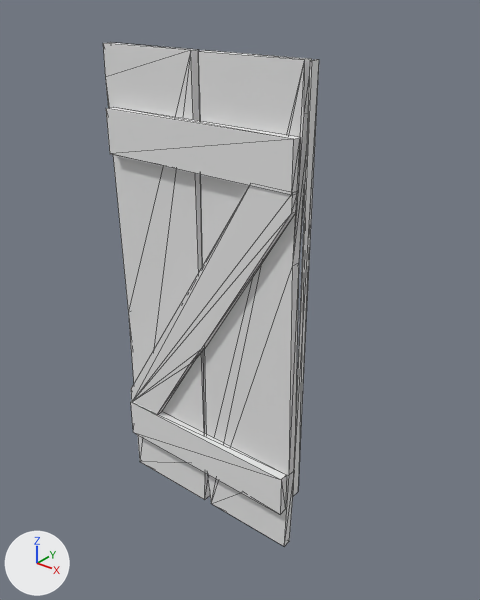
An edit to the glTF model assets/build/plank_kit/door_a_lod1.glb, drawn before and after from the same camera.
Rendered twice from a 50 mm camera at (1.95, -1.69, 2.06) aimed at (0.57, 0.03, 0.99). The lights are fixed; the arrows at lower left show +X, +Y and +Z. The older version comes first. Mesh edges are drawn as thin lines. Vertices at exactly the same position are counted once.

The first picture shows 'door_a_LOD1'.
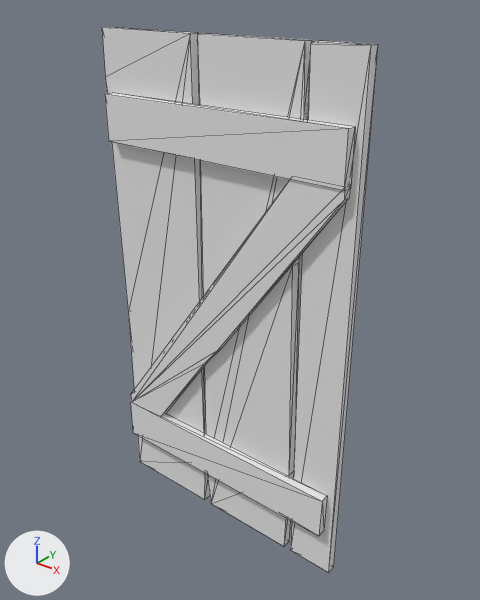
Boxes (x1, y1, x2, y2) around the edits, measured in the pictures (480 x 600 px; the box of a moved part takes in the faces that stretch with it):
'door_a_LOD1', reshaped (28% wider, 8% taller)
    before: (103, 42, 319, 546)
    after: (102, 27, 378, 572)
part 1 of me_door_a_lod1, moved or reshaped
    before: (106, 107, 300, 195)
    after: (105, 93, 355, 191)
part 2 of me_door_a_lod1, rebuilt (226% wider, 22% taller)
    before: (293, 59, 319, 496)
    after: (291, 40, 378, 572)
part 3 of me_door_a_lod1, moved or reshaped
    before: (103, 42, 312, 502)
    after: (102, 27, 312, 502)
part 4 of me_door_a_lod1, moved or reshaped
    before: (131, 401, 287, 514)
    after: (131, 401, 327, 536)
part 5 of me_door_a_lod1, moved or reshaped
    before: (131, 186, 298, 414)
    after: (131, 180, 351, 416)

Edits to the bpy script that builds the scene:
```text
Change me_door_a_lod1:
    used by ob_door_a_lod1; location = (0.0, 0.0, 0.0)
    verts and faces of me_door_a_lod1; kept vertices keep their numbers, new ones are numbered from 68
    before: 2 (0.42, -0.04, 1.85) at pixel (190, 50), 3 (0.0, -0.04, 1.85) at pixel (102, 43), 9 (0.42, 0.0, 1.85) at pixel (198, 49), 10 (0.0, 0.0, 1.85) at pixel (110, 42), 14 (0.45, -0.04, 1.85) at pixel (197, 51)
    before: 21 (0.86, -0.04, 1.85) at pixel (304, 59), 22 (0.45, 0.0, 1.85) at pixel (205, 50), 29 (0.86, 0.0, 1.85) at pixel (311, 58)
    before: 38 (0.85, -0.07, 0.37) at pixel (281, 479), 39 (0.85, -0.07, 0.19) at pixel (280, 514), 42 (0.85, -0.04, 0.37) at pixel (286, 474), 43 (0.85, -0.04, 0.19) at pixel (285, 509)
    before: 52 (0.19, -0.07, 0.36) at pixel (156, 415), 53 (0.39, -0.07, 0.69) at pixel (189, 364), 54 (0.46, -0.07, 0.78) at pixel (201, 349), 55 (0.85, -0.07, 1.41) at pixel (291, 213), 56 (0.85, -0.07, 1.47) at pixel (292, 192)
    before: 57 (0.69, -0.07, 1.47) at pixel (250, 183), 58 (0.03, -0.07, 0.43) at pixel (130, 389), 60 (0.39, -0.04, 0.69) at pixel (194, 360), 61 (0.19, -0.04, 0.36), 62 (0.46, -0.04, 0.78) at pixel (206, 346)
    before: 63 (0.85, -0.04, 1.41) at pixel (297, 210), 64 (0.85, -0.04, 1.47) at pixel (298, 190), 65 (0.69, -0.04, 1.47), 66 (0.03, -0.04, 0.43)
    remove me_door_a_lod1.from_pydata(...)  # 68 vertices, 102 faces; spans x 0.0..0.88, y -0.07..0.0, z 0.0..1.85
    add me_door_a_lod1.from_pydata(...)  # 72 vertices, 110 faces; spans x 0.0..1.06, y -0.07..0.0, z 0.0..1.9
    me_door_a_lod1 part 1: the loose piece of 8 vertices spanning x 0.03..0.85, y -0.07..-0.04, z 1.47..1.63 is scaled about the mesh origin by (1.22, 1, 1.03)
    me_door_a_lod1 part 2: the loose piece of 6 vertices spanning x 0.87..0.88, y -0.04..0.0, z 0.28..1.85 is rebuilt with 10 vertices and now spans x 0.87..1.06, y -0.04..0.0, z 0.0..1.9
    me_door_a_lod1 part 3
    add for i in [2, 9, 14, 22]: verts[i] += (0.0, 0.0, 0.05)
    add verts[3] = (0.01, -0.04, 1.9)  # moved, pixel (101, 27)
    add verts[10] = (0.01, 0.0, 1.9)  # moved, pixel (109, 27)
    add verts[21] = (0.85, -0.04, 1.9)  # moved, pixel (305, 40)
    add verts[29] = (0.85, 0.0, 1.9)  # moved, pixel (312, 40)
    me_door_a_lod1 part 4
    add verts[38] = (1.03, -0.07, 0.37)  # moved, pixel (322, 501)
    add verts[42] = (1.03, -0.04, 0.37)  # moved, pixel (327, 495)
    add verts[39] = (1.02, -0.07, 0.19)  # moved, pixel (318, 536)
    add verts[43] = (1.02, -0.04, 0.19)  # moved, pixel (323, 530)
    me_door_a_lod1 part 5
    add for i in [53, 54, 60, 62]: verts[i] += (0.08, 0.0, 0.03)
    add verts[52] = (0.21, -0.07, 0.36)  # moved, pixel (160, 417)
    add verts[61] = (0.21, -0.04, 0.36)  # moved
    add verts[55] = (1.03, -0.07, 1.48)  # moved, pixel (344, 199)
    add verts[63] = (1.03, -0.04, 1.48)  # moved, pixel (349, 197)
    add verts[56] = (1.03, -0.07, 1.52)  # moved, pixel (345, 187)
    add verts[64] = (1.03, -0.04, 1.52)  # moved, pixel (350, 184)
    add verts[57] = (0.85, -0.07, 1.52)  # moved, pixel (292, 176)
    add verts[65] = (0.85, -0.04, 1.52)  # moved
    add verts[58] = (0.03, -0.07, 0.4)  # moved, pixel (130, 394)
    add verts[66] = (0.03, -0.04, 0.4)  # moved
```
